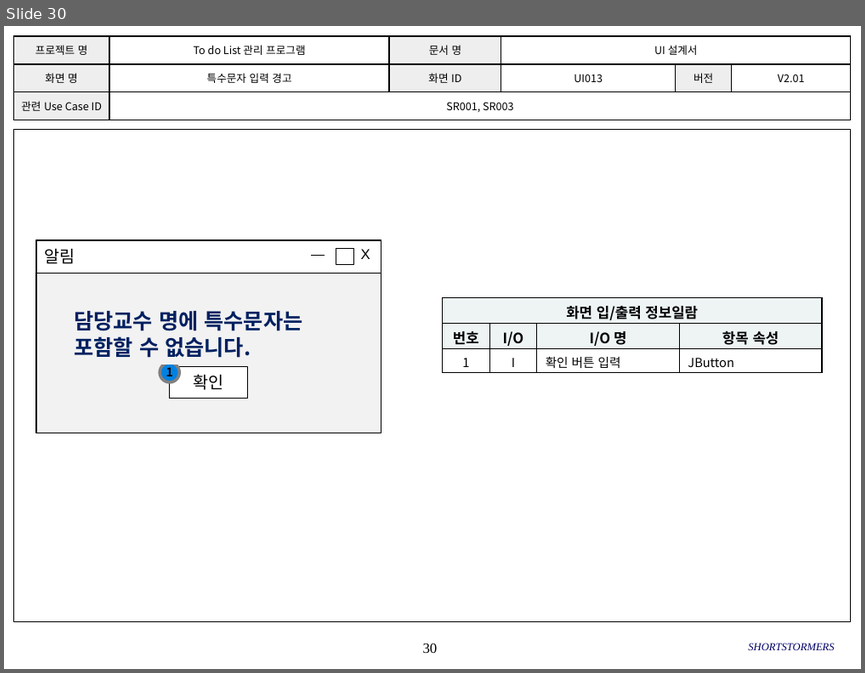
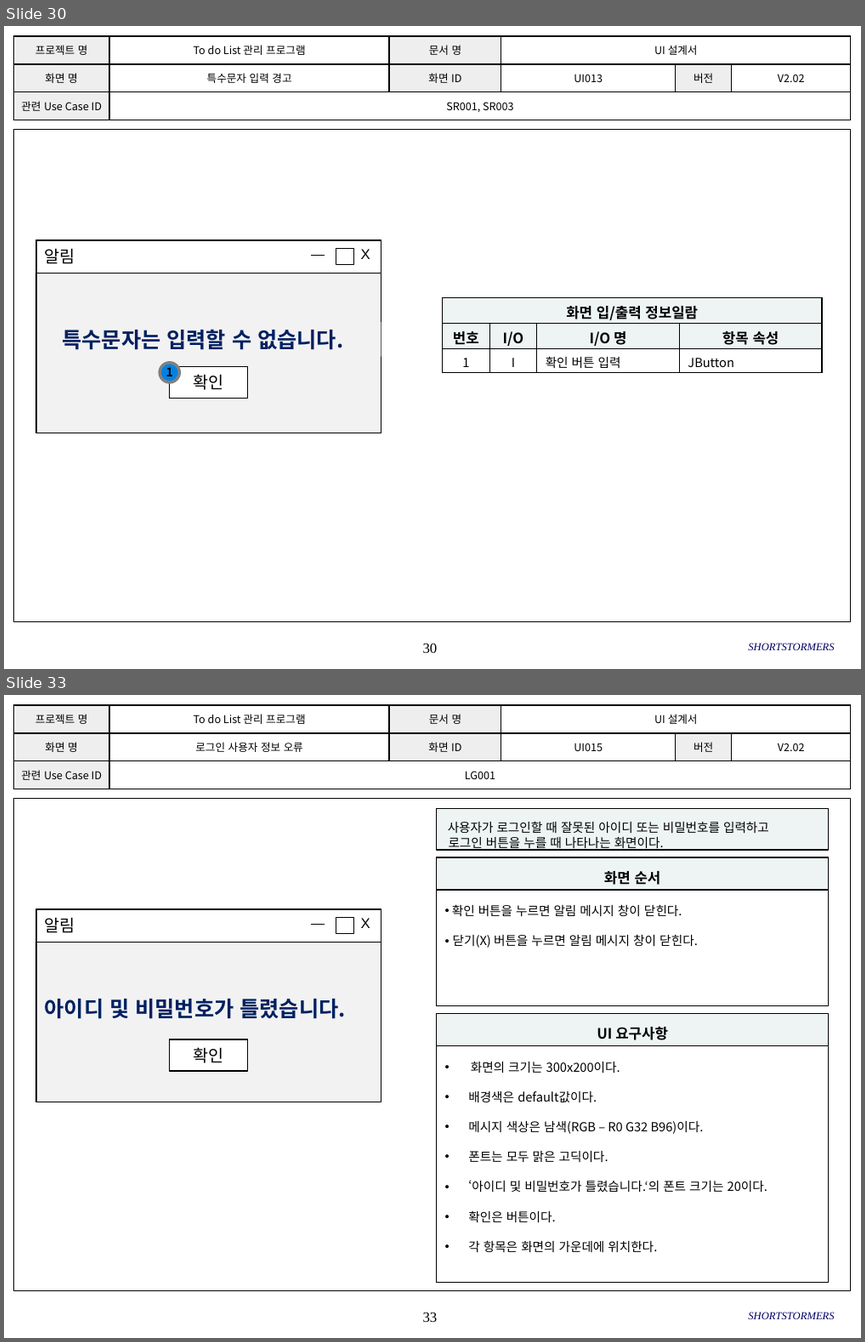
Before and after one commit to SMU-SE-Admin/18-1_7_SHORTSTORMERS_Doc, a slide deck: 03 설계/UI 설계서_7_SHORTSTORMERS.pptx. Shown one above the other, each under a label of ours: slide 30 before the commit, slides 30 and 33 after it; the slides between them are not shown. The pictures are 865x673 and 865x1342 pixels, drawn with LibreOffice and Linux fonts; fonts in the diff are those of the drawing; background and template pictures are left out. Boxes give left, top, right and bottom in pixels: in the first picture for what was removed or moved away, otherwise in the second. Text is boxed around its words. In the diff, an @@ line names an element or a change of style, - is before the commit and + after.

Commit message:
#1105 UI설계서 수정 및 등록
알림 메시지 추가에 따른 수정 및 등록 V2.02

```diff
--- a/03 설계/UI 설계서_7_SHORTSTORMERS.pptx
+++ b/03 설계/UI 설계서_7_SHORTSTORMERS.pptx
@@ slide 33 added at (4, 695, 861, 1338), background #FFFFFF; not listed: 2 template elements that a slide beside it also shows @@
@@ table added at (13, 705, 850, 789), 3 rows, 6 columns @@
+프로젝트 명 | To do List 관리 프로그램 | 문서 명 | UI 설계서 |  | 
+화면 명 | 로그인 사용자 정보 오류 | 화면 ID | UI015 | 버전 | V2.02
+관련 Use Case ID | LG001 |  |  |  | 
@@ rectangle added at (437, 808, 829, 849), fill #EEF4F4, outline #000000 1 pt, 10.5 pt, text #000000 @@
+사용자가 로그인할 때 잘못된 아이디 또는 비밀번호를 입력하고
+로그인 버튼을 누를 때 나타나는 화면이다.
@@ rectangle added at (437, 857, 829, 890), fill #EEF4F4, outline #000000 1 pt, 12 pt, text #000000, bold @@
+화면 순서
@@ rectangle added at (437, 890, 829, 1005), fill #FFFFFF, outline #000000 1 pt, 10.5 pt, text #000000 @@
+• 확인 버튼을 누르면 알림 메시지 창이 닫힌다.
+• 닫기(X) 버튼을 누르면 알림 메시지 창이 닫힌다.
@@ rectangle added at (437, 1013, 829, 1045), fill #EEF4F4, outline #000000 1 pt, 12 pt, text #000000, bold @@
+UI 요구사항
@@ group added at (36, 909, 381, 1102): 4 rectangles, 2 texts, 1 line @@
+아이디 및 비밀번호가 틀렸습니다.
+알림
+X
+확인
@@ rectangle added at (437, 1045, 829, 1281), fill #FFFFFF, outline #000000 1 pt, 10.5 pt, text #000000 @@
+• 화면의 크기는 300x200이다.
+• 배경색은 default값이다.
+• 메시지 색상은 남색(RGB – R0 G32 B96)이다.
+• 폰트는 모두 맑은 고딕이다.
+• ‘아이디 및 비밀번호가 틀렸습니다.‘의 폰트 크기는 20이다.
+• 확인은 버튼이다.
+• 각 항목은 화면의 가운데에 위치한다.
@@ text added at (748, 1311, 834, 1319), 9 pt, text #000066, italic @@
+SHORTSTORMERS
@@ slide 30 changed as well @@
@@ table at (13, 36, 850, 120) @@
-row 2, column 6: V2.01
+row 2, column 6: V2.02
@@ text at (62, 329, 343, 350): text changed @@
-담당교수 명에 특수문자는
-포함할 수 없습니다.
+특수문자는 입력할 수 없습니다.
```
Also in this commit, not shown: 26 other slides changed, 7 other slides added.
